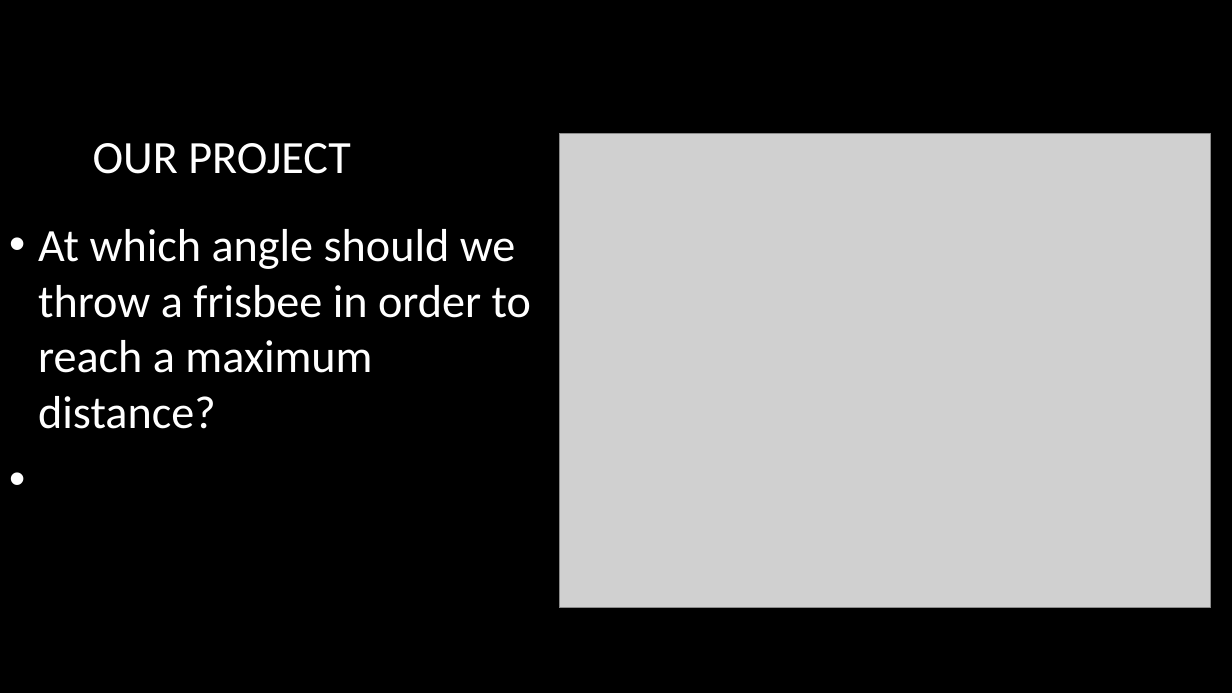
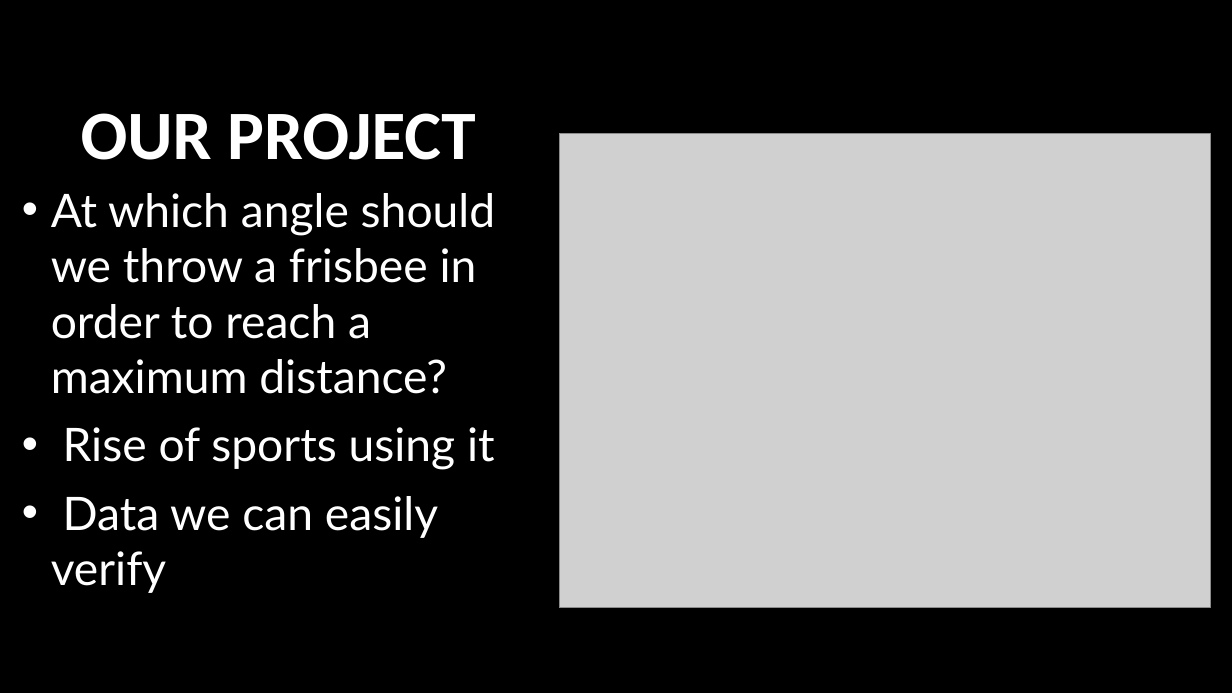
Before and after one commit to juliemaude/term_project_360420_w2019_forgues_viel_v2, a slide deck: slide 2 of report/PowerPointPresentationv2.pptx. Drawn at 1232x693 pixels with LibreOffice and Linux fonts; fonts in the diff are those of the drawing; grey boxes stand for pictures; background and template pictures are left out. Boxes give left, top, right and bottom in pixels: in the first picture for what was removed or moved away, otherwise in the second. Text is boxed around its words. In the diff, an @@ line names an element or a change of style, - is before the commit and + after.

Commit message:
ppt

```diff
--- a/report/PowerPointPresentationv2.pptx
+++ b/report/PowerPointPresentationv2.pptx
@@ title "OUR PROJECT": place and size @@
-title "OUR PROJECT" at bbox=[93, 143, 350, 174]
+title "OUR PROJECT" at bbox=[81, 113, 475, 160]
@@ title "OUR PROJECT" at bbox=[81, 113, 475, 160]: size 36 to 54 pt, bold on @@
@@ text "At which angle should we ...": place and size @@
-text "At which angle should we ..." at bbox=[38, 229, 531, 429]
+text "At which angle should we ..." at bbox=[51, 193, 495, 593]
@@ text at bbox=[51, 193, 495, 394]: font Calibri to Lato in "At which angle should we throw a ..." @@
@@ text at bbox=[51, 427, 495, 593]: paragraphs added @@
+• Rise of sports using it
+• Data we can easily verify
```
Also in this commit, not shown: 2 other slides changed, 1 slide added, 1 other file.
